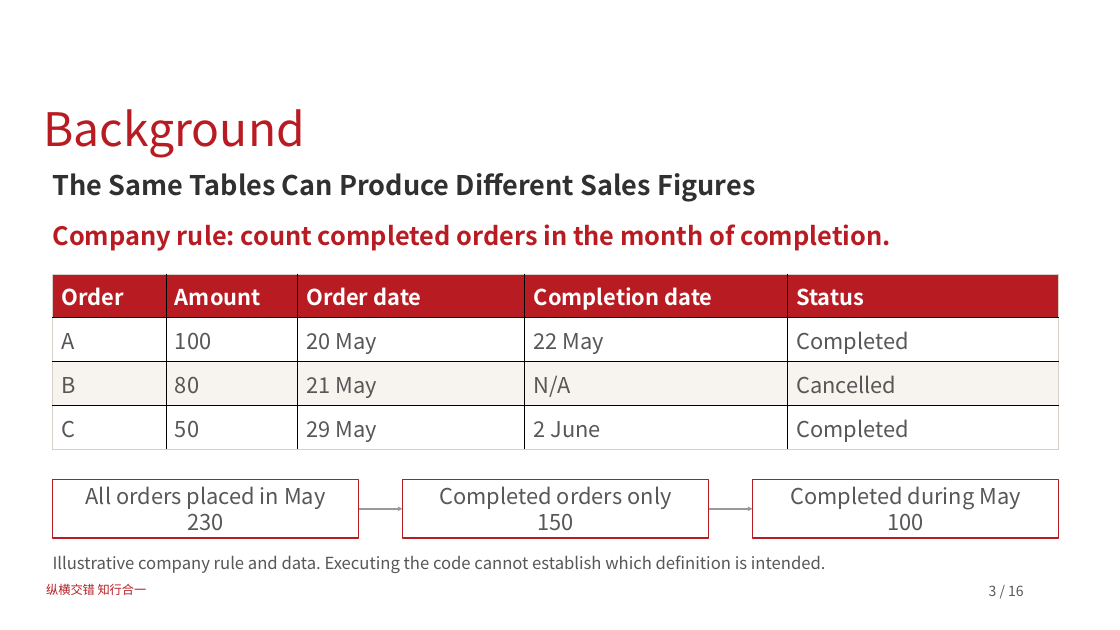
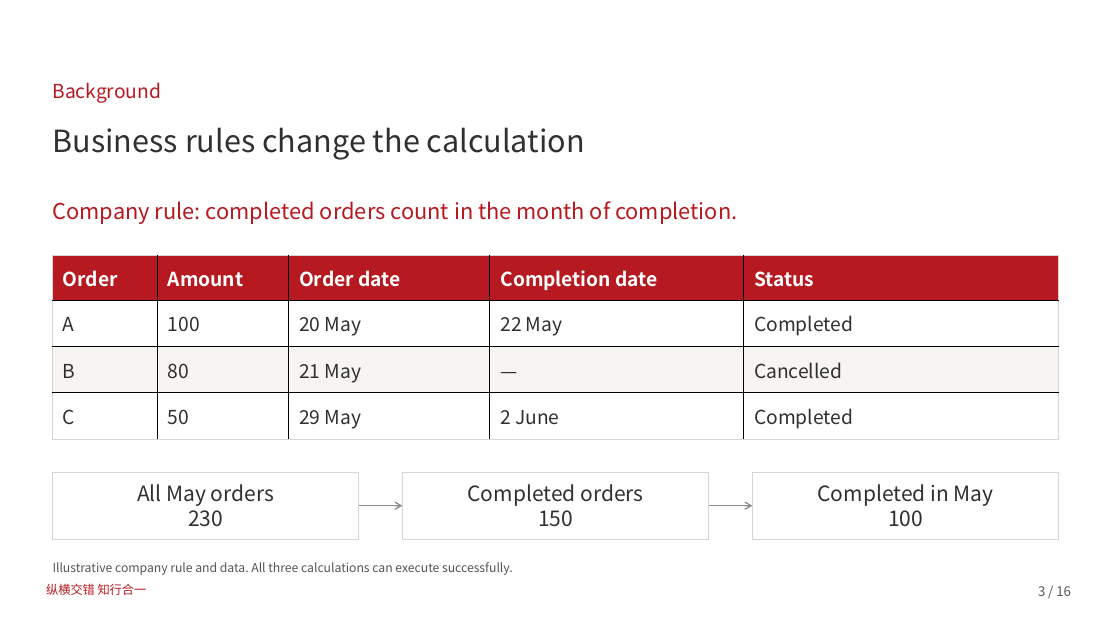
Before and after one commit to dushamishkin/mib-thesis, a slide deck: slide 3 of proposal/defense/Mikhail_Dushkin_Proposal_Defense.pptx. Drawn at 1120x630 pixels with LibreOffice and Linux fonts; fonts in the diff are those of the drawing; background and template pictures are left out. Boxes give left, top, right and bottom in pixels: in the first picture for what was removed or moved away, otherwise in the second. Text is boxed around its words. In the diff, an @@ line names an element or a change of style, - is before the commit and + after.

```diff
--- a/proposal/defense/Mikhail_Dushkin_Proposal_Defense.pptx
+++ b/proposal/defense/Mikhail_Dushkin_Proposal_Defense.pptx
@@ text "Background": place and size @@
-text "Background" at bbox=[44, 109, 305, 158]
+text "Background" at bbox=[53, 82, 162, 103]
@@ text "Background" at bbox=[53, 82, 162, 103]: size 39.6 to 16.5 pt, text colour #B81C22 to #B71920; line spacing 0.9 to 1; vertical alignment bottom to top @@
@@ text added at bbox=[53, 127, 585, 160], 26.2 pt, text #303030 @@
+Business rules change the calculation
@@ text removed at bbox=[53, 173, 755, 202] @@
-The Same Tables Can Produce Different Sales Figures
@@ text at bbox=[53, 201, 737, 224]: text changed; size 21.8 to 18.8 pt; text colour #B81C22 to #B71920; bold off @@
-Company rule: count completed orders in the month of completion.
+Company rule: completed orders count in the month of completion.
@@ table at bbox=[52, 255, 1059, 439] @@
-row 3, column 4: N/A
+row 3, column 4: —
@@ fill #B81C22 to #B71920 in row 1 @@
@@ fill #F7F3EE to #F7F5F2 in row 3 @@
@@ size 18.8 to 16.5 pt @@
@@ text colour #575757 to #303030 in "A", "100", "20 May", "22 May" and 10 more places @@
@@ borders changed @@
@@ table: place and size @@
-table at bbox=[52, 274, 1058, 449]
+table at bbox=[52, 255, 1059, 439]
@@ outline #B81C22 1.05 pt to #D9D4CF 0.75 pt in 3 elements at bbox=[402, 472, 709, 539], bbox=[753, 472, 1060, 539], bbox=[52, 472, 359, 539] @@
@@ rectangle "All May orders": place and size @@
-rectangle "All May orders" at bbox=[52, 480, 359, 539]
+rectangle "All May orders" at bbox=[52, 472, 359, 539]
@@ rectangle "Completed orders": place and size @@
-rectangle "Completed orders" at bbox=[402, 480, 709, 539]
+rectangle "Completed orders" at bbox=[402, 472, 709, 539]
@@ rectangle "Completed in May": place and size @@
-rectangle "Completed in May" at bbox=[753, 480, 1060, 539]
+rectangle "Completed in May" at bbox=[753, 472, 1060, 539]
@@ text in rectangle at bbox=[137, 484, 274, 506]: text changed; size 18.8 to 18 pt; text colour #575757 to #303030 @@
-All orders placed in May
+All May orders
@@ text in rectangle at bbox=[188, 505, 223, 527]: size 18.8 to 18 pt, text colour #575757 to #303030 in "230" @@
@@ arrow added from (359, 506) to (402, 506), #8D8D8D 1.13 pt @@
@@ text in rectangle at bbox=[468, 484, 643, 506]: text changed; size 18.8 to 18 pt; text colour #575757 to #303030 @@
-Completed orders only
+Completed orders
@@ arrow moved from (359, 509) - (402, 509) to (709, 506) - (753, 506) @@
@@ arrow (709, 506) - (753, 506): stroke #999999 1.35 pt to #8D8D8D 1.13 pt; arrowheads changed @@
@@ arrow removed from (709, 509) to (753, 509) @@
@@ text in rectangle at bbox=[818, 484, 994, 506]: text changed; size 18.8 to 18 pt; text colour #575757 to #303030 @@
-Completed during May
+Completed in May
@@ text in rectangle at bbox=[538, 510, 573, 527]: size 18.8 to 18 pt, text colour #575757 to #303030 in "150" @@
@@ text in rectangle at bbox=[888, 510, 923, 526]: size 18.8 to 18 pt, text colour #575757 to #303030 in "100" @@
@@ text at bbox=[53, 562, 513, 575]: text changed; size 14.2 to 10.5 pt; text colour #575757 to #555555 @@
-Illustrative company rule and data. Executing the code cannot establish which definition is intended.
+Illustrative company rule and data. All three calculations can execute successfully.
@@ text "3 / 16" at bbox=[1038, 586, 1071, 596]: size 12 to 11.2 pt, text colour #575757 to #555555; alignment left to right @@
```
Also in this commit, not shown: 13 other slides changed, 1 slide added, 1 slide removed, 7 other files.
